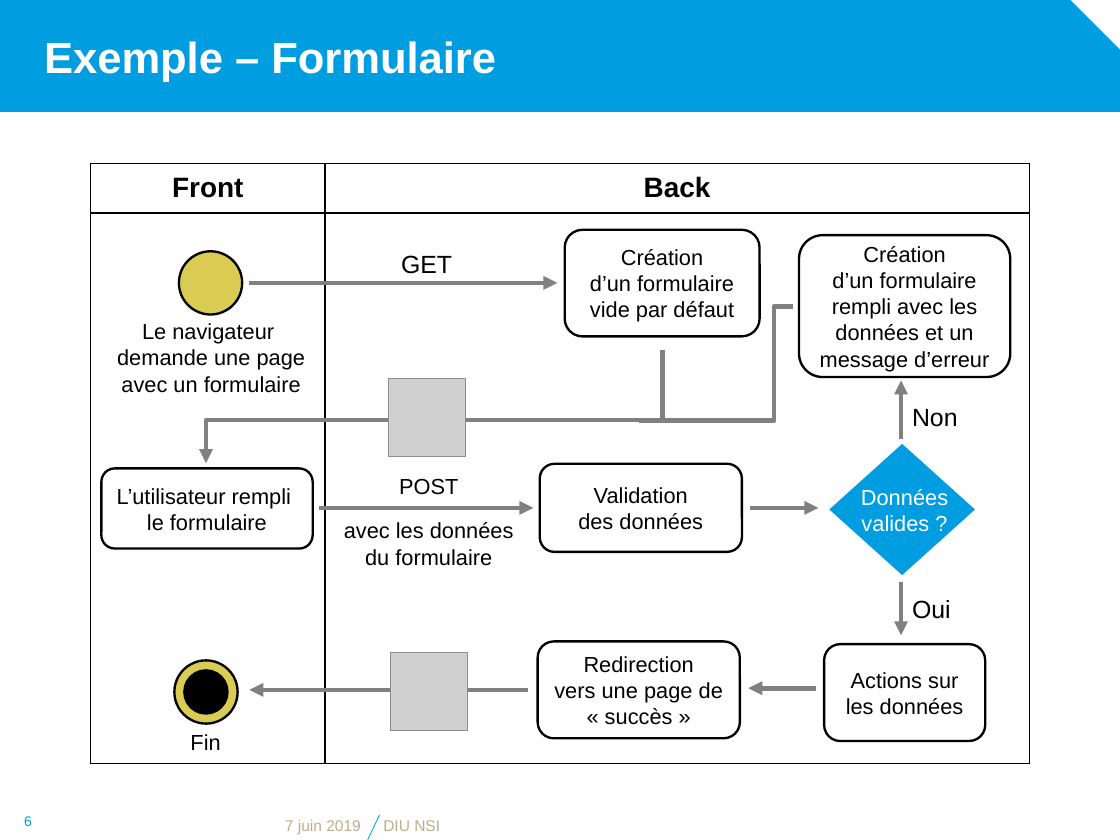
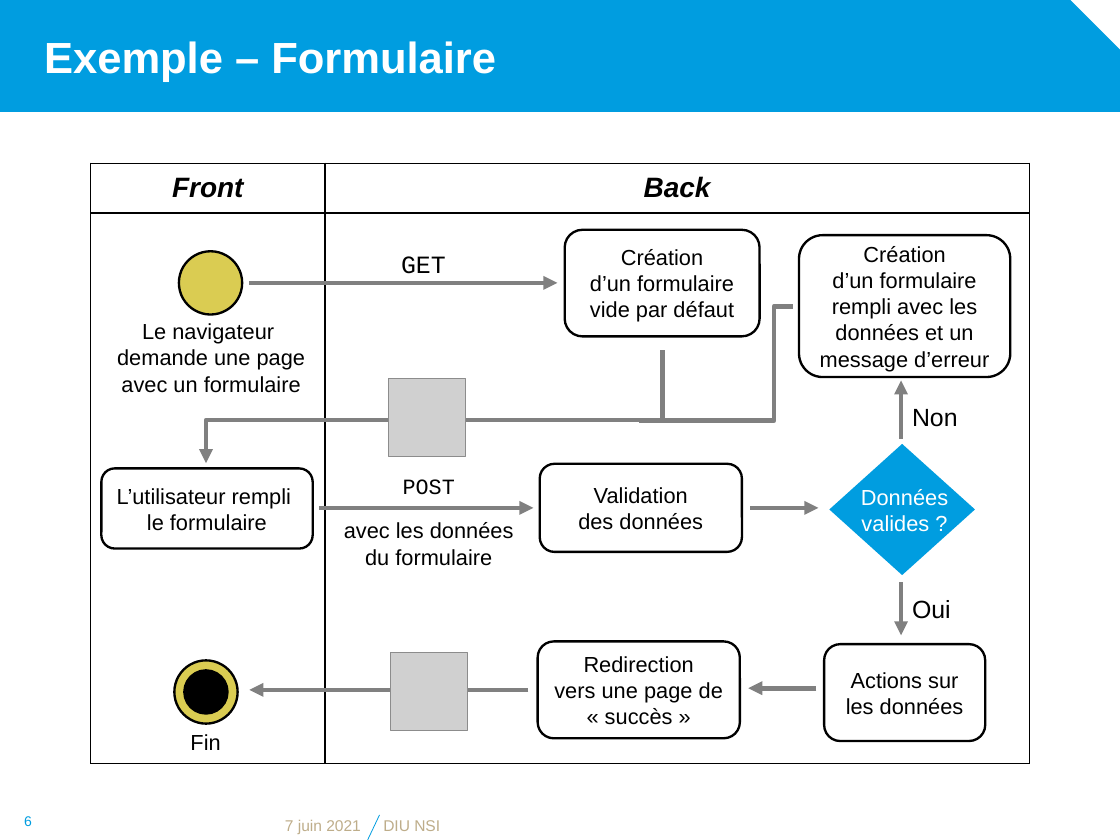
Before and after one commit to diu-uf-bordeaux/bloc1, a slide deck: slide 6 of web/5-Developpement/developpement.pptx. Drawn at 1120x840 pixels with LibreOffice and Linux fonts; fonts in the diff are those of the drawing; grey boxes stand for pictures; background and template pictures are left out. Boxes give left, top, right and bottom in pixels: in the first picture for what was removed or moved away, otherwise in the second. Text is boxed around its words. In the diff, an @@ line names an element or a change of style, - is before the commit and + after.

```diff
--- a/web/5-Developpement/developpement.pptx
+++ b/web/5-Developpement/developpement.pptx
@@ table at (x1=91, y1=164, x2=1029, y2=764) @@
@@ italic on @@
@@ text "GET" at (x1=401, y1=256, x2=446, y2=274): font Arial to Courier New @@
@@ text at (x1=403, y1=479, x2=455, y2=495): font Arial to Courier New in "POST" @@
@@ text at (x1=285, y1=820, x2=361, y2=834): text changed @@
-7 juin 2019
+7 juin 2021
```
Also in this commit, not shown: 7 other slides changed, 12 other files.
